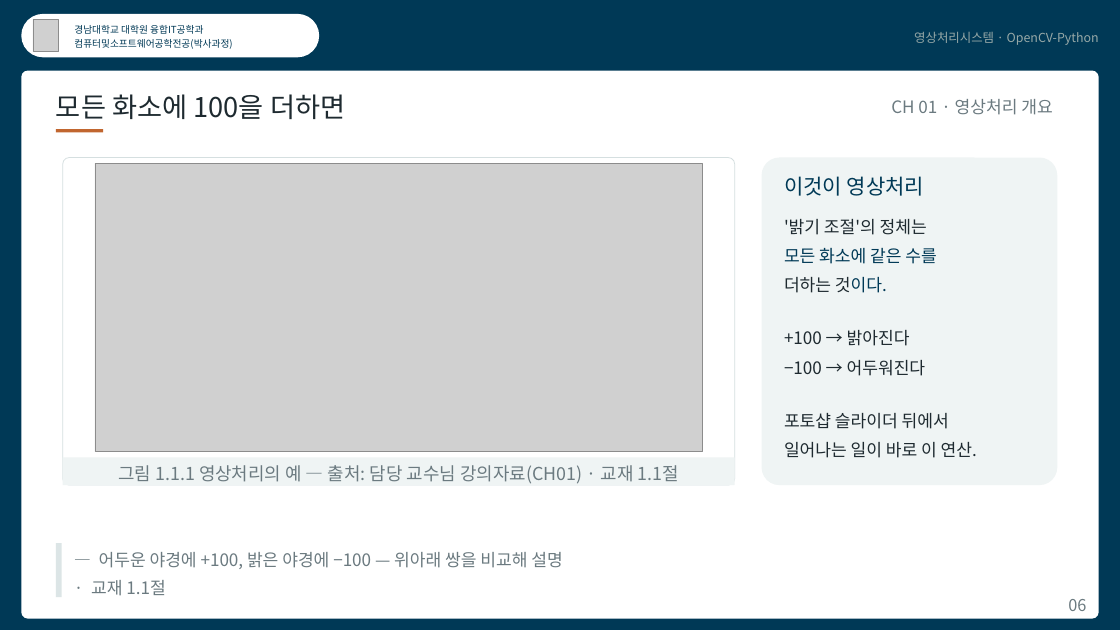
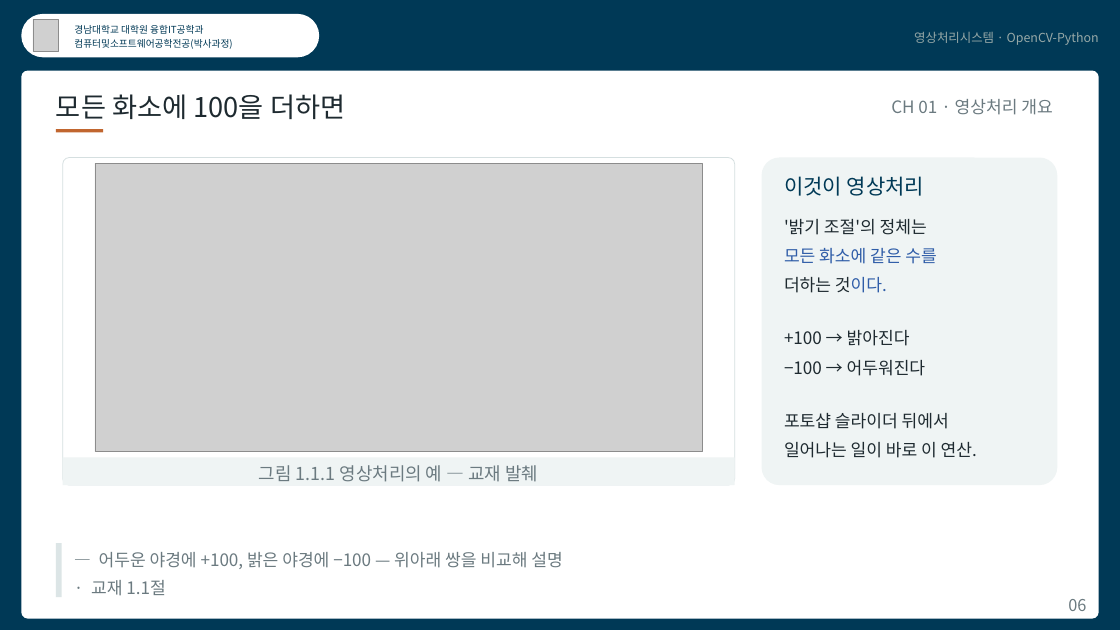
Before and after one commit to kkiimmiinn/cs-study-lab, a slide deck: slide 6 of ips/영상처리시스템_CH01.pptx. Drawn at 1120x630 pixels with LibreOffice and Linux fonts; fonts in the diff are those of the drawing; grey boxes stand for pictures. Boxes give left, top, right and bottom in pixels: in the first picture for what was removed or moved away, otherwise in the second. Text is boxed around its words. In the diff, an @@ line names an element or a change of style, - is before the commit and + after.

```diff
--- a/ips/영상처리시스템_CH01.pptx
+++ b/ips/영상처리시스템_CH01.pptx
@@ text at (784,248,936,293): text colour #003956 to #2F5DA8 in "모든 화소에 같은 수를", "것이다." @@
@@ text at (259,465,538,482): text changed @@
-그림 1.1.1 영상처리의 예 — 출처: 담당 교수님 강의자료(CH01) · 교재 1.1절
+그림 1.1.1 영상처리의 예 — 교재 발췌
```
Also in this commit, not shown: 12 other slides changed, 47 other files.
